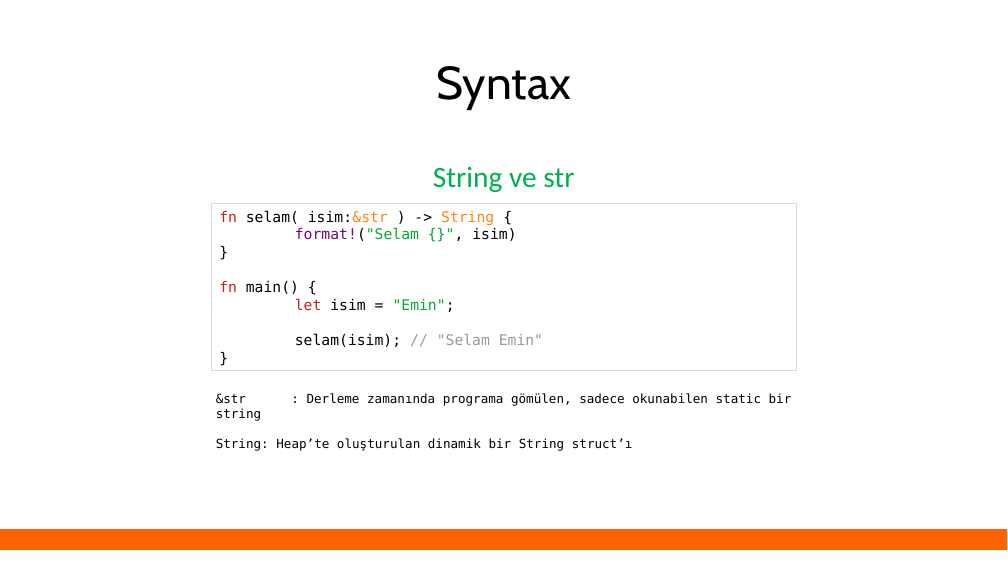
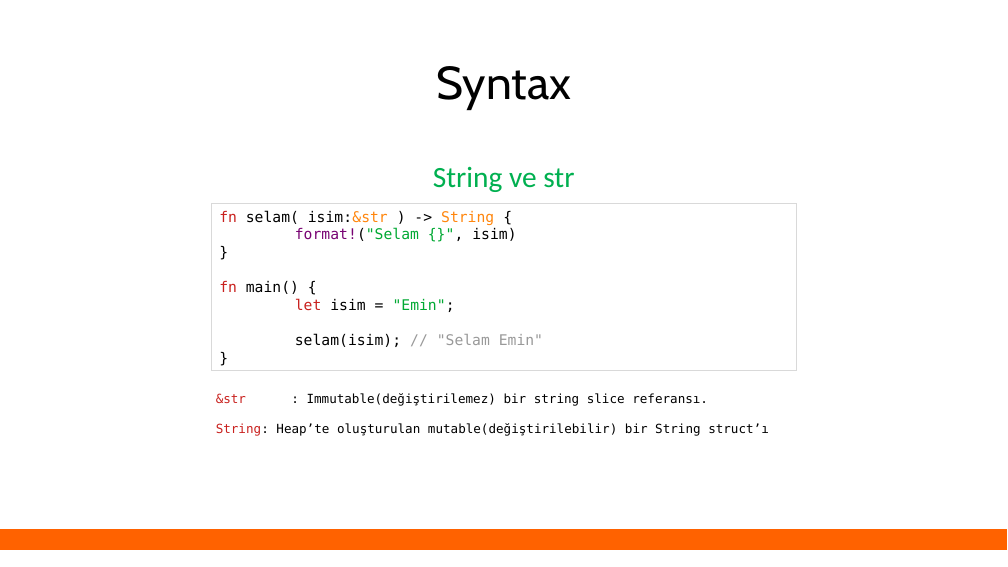
Before and after one commit to eminfedar/rust-tr-ders-slaytlari, a slide deck: slide 19 of rust_egitim_1_giris.odp (slide 17 before the commit). Drawn at 1008x567 pixels with LibreOffice and Linux fonts; fonts in the diff are those of the drawing. Boxes give left, top, right and bottom in pixels: in the first picture for what was removed or moved away, otherwise in the second. Text is boxed around its words. In the diff, an @@ line names an element or a change of style, - is before the commit and + after.

Commit message:
Slice slides added.

```diff
--- a/rust_egitim_1_giris.odp
+++ b/rust_egitim_1_giris.odp
@@ text at [216, 393, 769, 436]: text changed @@
-&str : Derleme zamanında programa gömülen, sadece okunabilen static bir string
-String: Heap’te oluşturulan dinamik bir String struct’ı
+&str : Immutable(değiştirilemez) bir string slice referansı.
+String: Heap’te oluşturulan mutable(değiştirilebilir) bir String struct’ı
```
Also in this commit, not shown: 1 other slide changed, 2 slides added, 1 other file.
